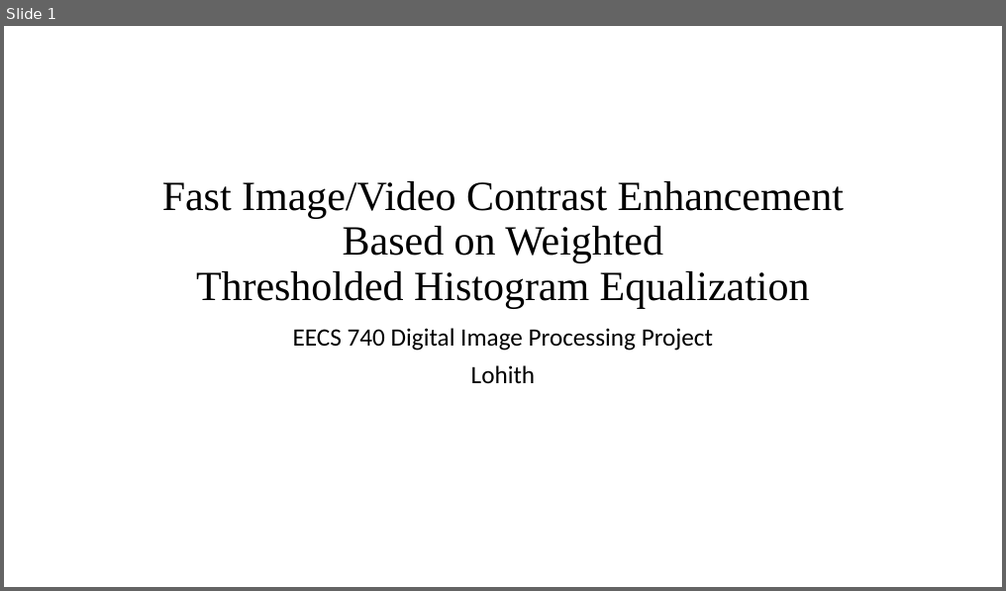
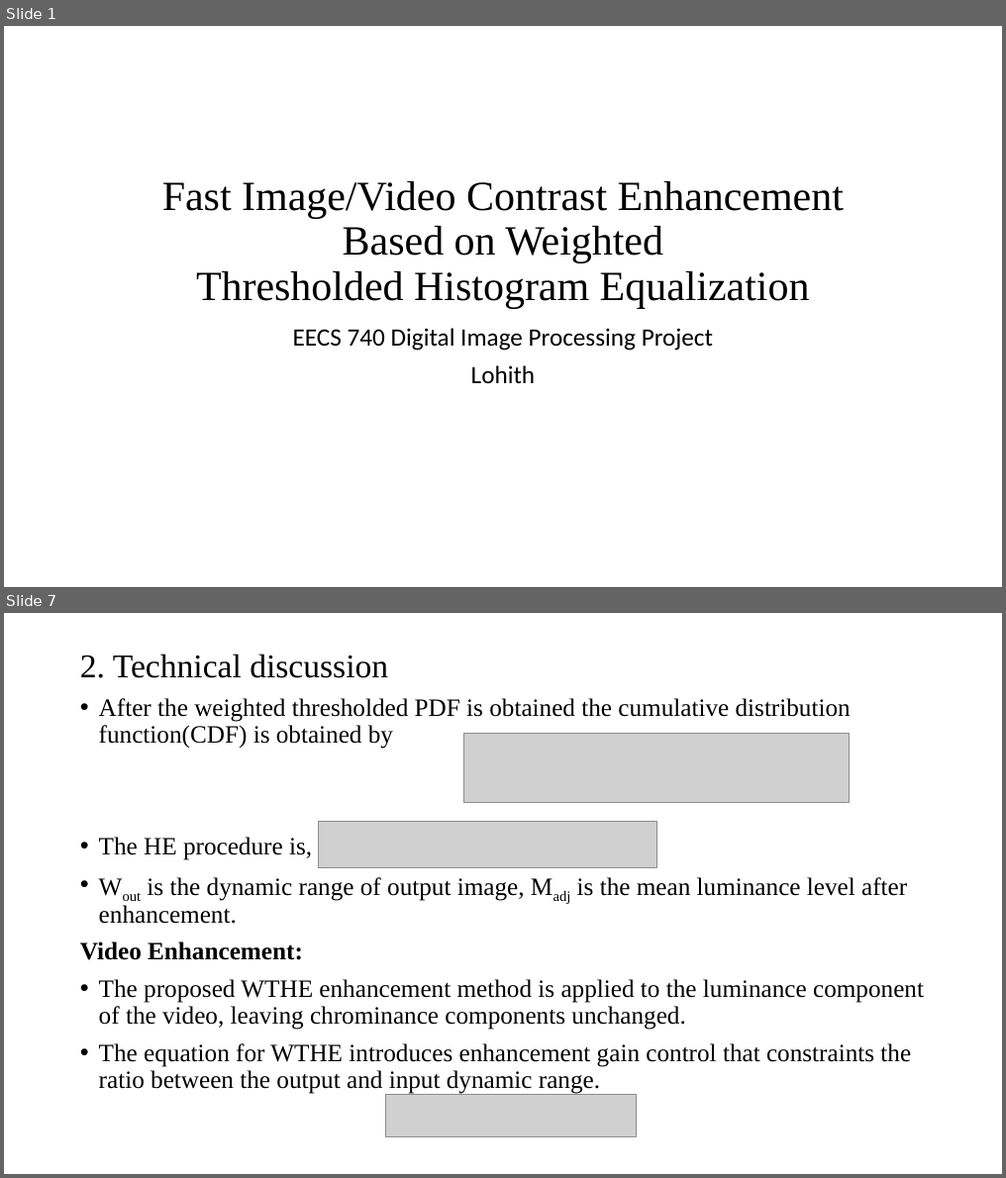
Before and after one commit to lohith921/DIP, a slide deck: Project/Presentation.pptx. Shown one above the other, each under a label of ours: slide 1 before the commit, slides 1 and 7 after it; the slides between them are not shown. The pictures are 1006x591 and 1006x1178 pixels, drawn with LibreOffice and Linux fonts; fonts in the diff are those of the drawing; grey boxes stand for pictures. Boxes give left, top, right and bottom in pixels: in the first picture for what was removed or moved away, otherwise in the second. Text is boxed around its words. In the diff, an @@ line names an element or a change of style, - is before the commit and + after.

Commit message:
Technical discussion has been updated

```diff
--- a/Project/Presentation.pptx
+++ b/Project/Presentation.pptx
@@ slide 7 added at [4, 613, 1002, 1174], background #FFFFFF @@
@@ title added at [80, 654, 388, 678], 32 pt, text #000000 @@
+2. Technical discussion
@@ text added at [80, 698, 924, 1094], 24 pt, text #000000 @@
+• After the weighted thresholded PDF is obtained the cumulative distribution function(CDF) is obtained by
+• The HE procedure is,
+• Wout is the dynamic range of output image, Madj is the mean luminance level after enhancement.
+Video Enhancement:
+• The proposed WTHE enhancement method is applied to the luminance component of the video, leaving chrominance components unchanged.
+• The equation for WTHE introduces enhancement gain control that constraints the ratio between the output and input dynamic range.
@@ picture added at [464, 733, 849, 802] @@
@@ picture added at [319, 822, 656, 867] @@
@@ picture added at [386, 1095, 636, 1137] @@
```
Also in this commit, not shown: 3 slides changed, 3 other slides added, 1 slide removed.
